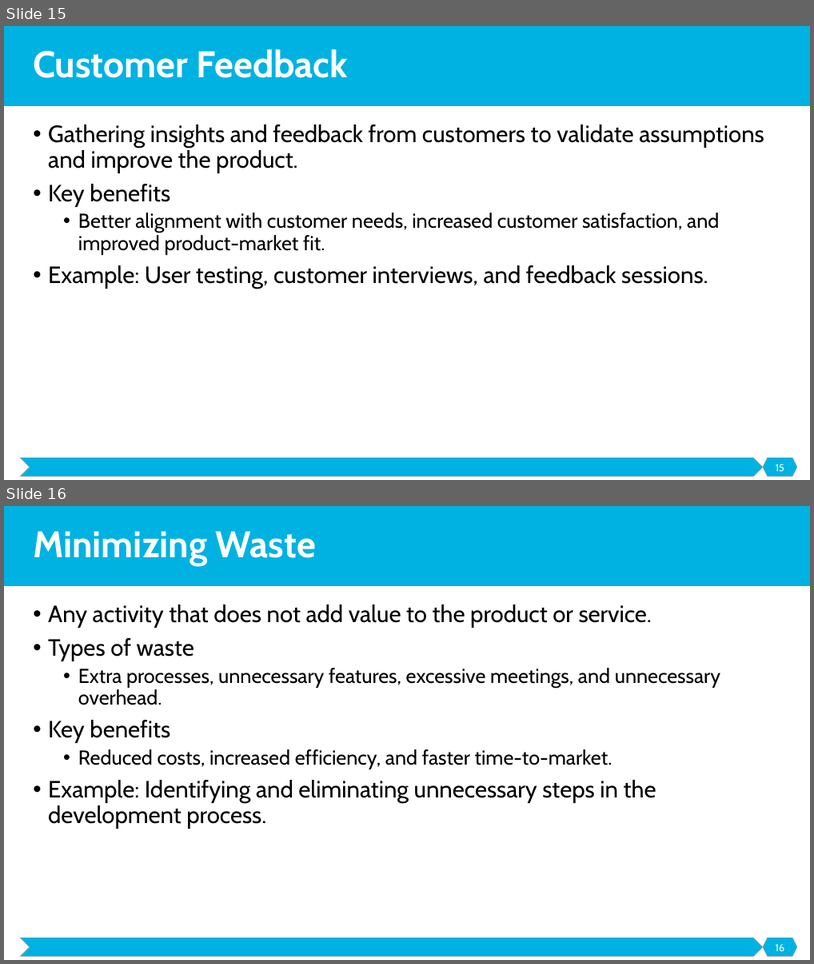
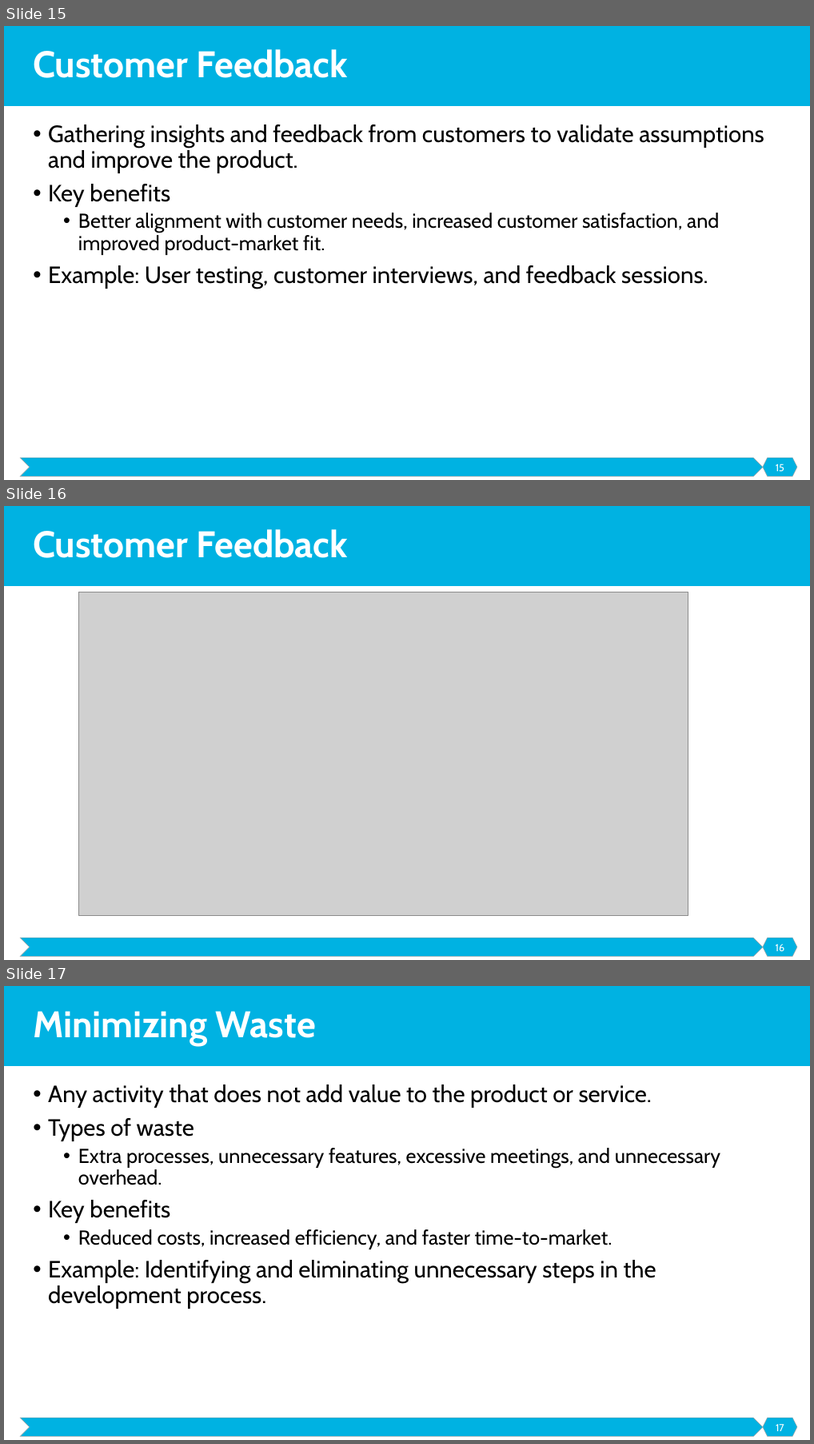
Before and after one commit to malenezi/malenezi, a slide deck: SE495/Lectures/4-Development and Prototyping/Development and Prototyping.pptx. Shown one above the other, each under a label of ours: slides 15 and 16 before the commit, slides 15, 16 and 17 after it. The pictures are 814x964 and 814x1444 pixels, drawn with LibreOffice and Linux fonts; fonts in the diff are those of the drawing; grey boxes stand for pictures. Boxes give left, top, right and bottom in pixels: in the first picture for what was removed or moved away, otherwise in the second. Text is boxed around its words. In the diff, an @@ line names an element or a change of style, - is before the commit and + after.

```diff
--- a/SE495/Lectures/4-Development and Prototyping/Development and Prototyping.pptx
+++ b/SE495/Lectures/4-Development and Prototyping/Development and Prototyping.pptx
@@ slide 16 added at (4,506,810,960), background #FFFFFF; not listed: 3 template elements that a slide beside it also shows @@
@@ title added at (33,529,348,558), 44 pt, text #FFFFFF, bold @@
+Customer Feedback
@@ picture added at (79,592,688,915) @@
@@ page number added at (776,944,786,951), 12 pt, text #FFFFFF @@
+16
@@ what was slide 16 is now slide 17 @@
@@ page number at (776,1424,785,1431): text changed @@
-16
+17
```
Also in this commit, not shown: 2 slides changed, 2 other slides added, 1 other file.
